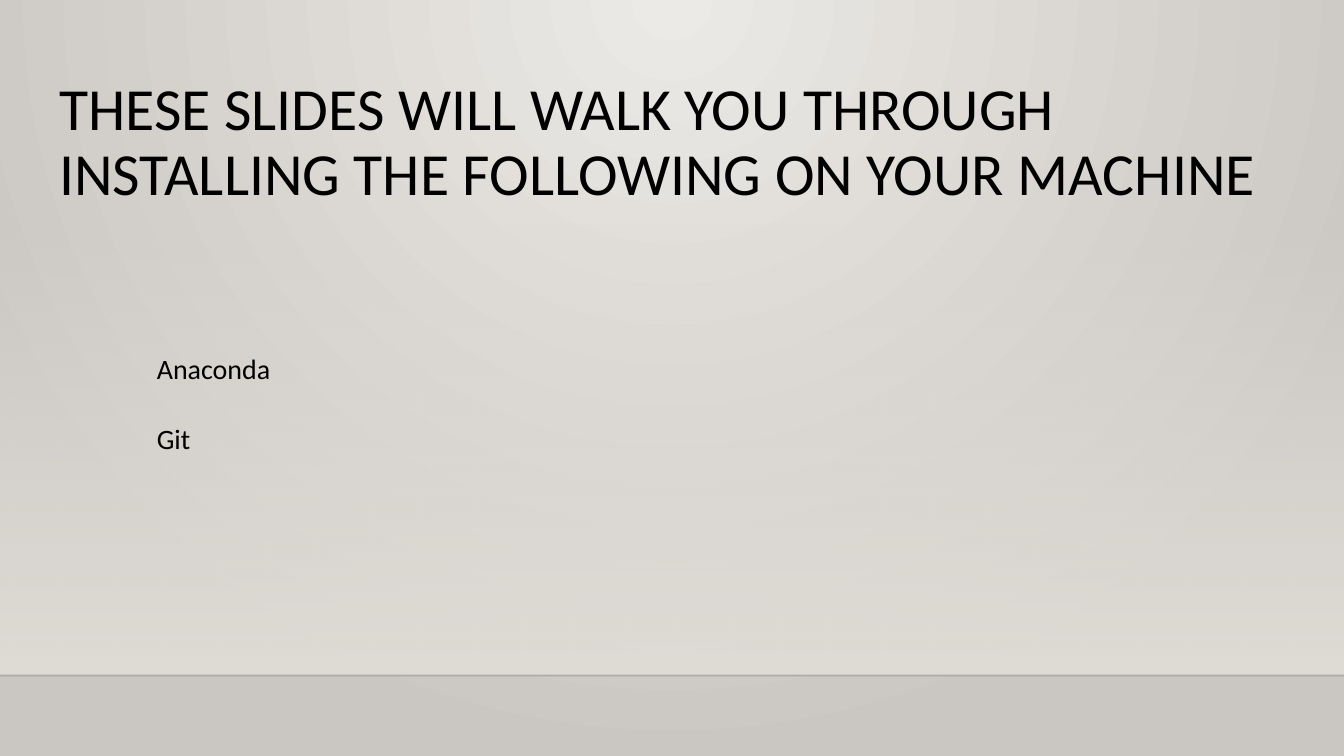
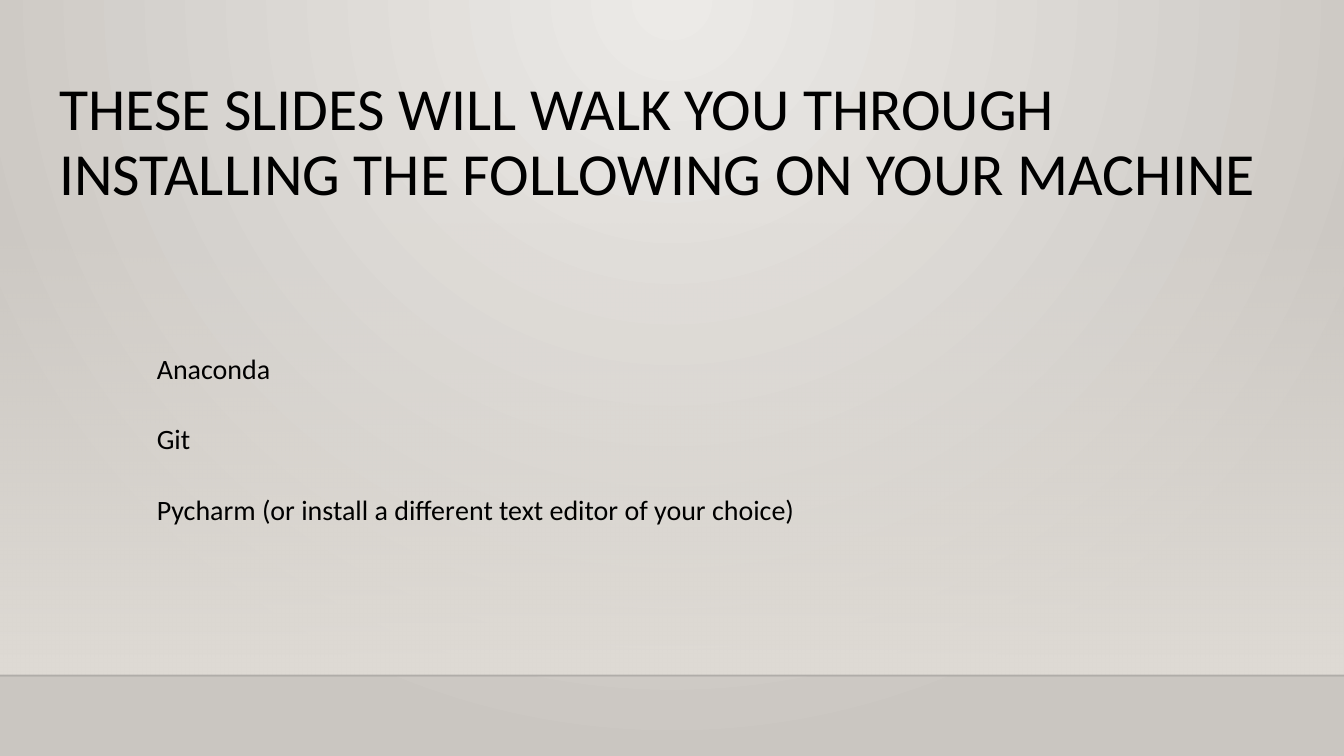
Before and after one commit to ecpease/FriPy, a slide deck: slide 2 of how_to_python.pptx. Drawn at 1344x756 pixels with LibreOffice and Linux fonts; fonts in the diff are those of the drawing; background and template pictures are left out. Boxes give left, top, right and bottom in pixels: in the first picture for what was removed or moved away, otherwise in the second. Text is boxed around its words. In the diff, an @@ line names an element or a change of style, - is before the commit and + after.

```diff
--- a/how_to_python.pptx
+++ b/how_to_python.pptx
@@ text at (x1=157, y1=499, x2=794, y2=525): paragraph added @@
+Pycharm (or install a different text editor of your choice)
```
Also in this commit, not shown: 4 other slides changed, 1 slide removed, 1 other file.
